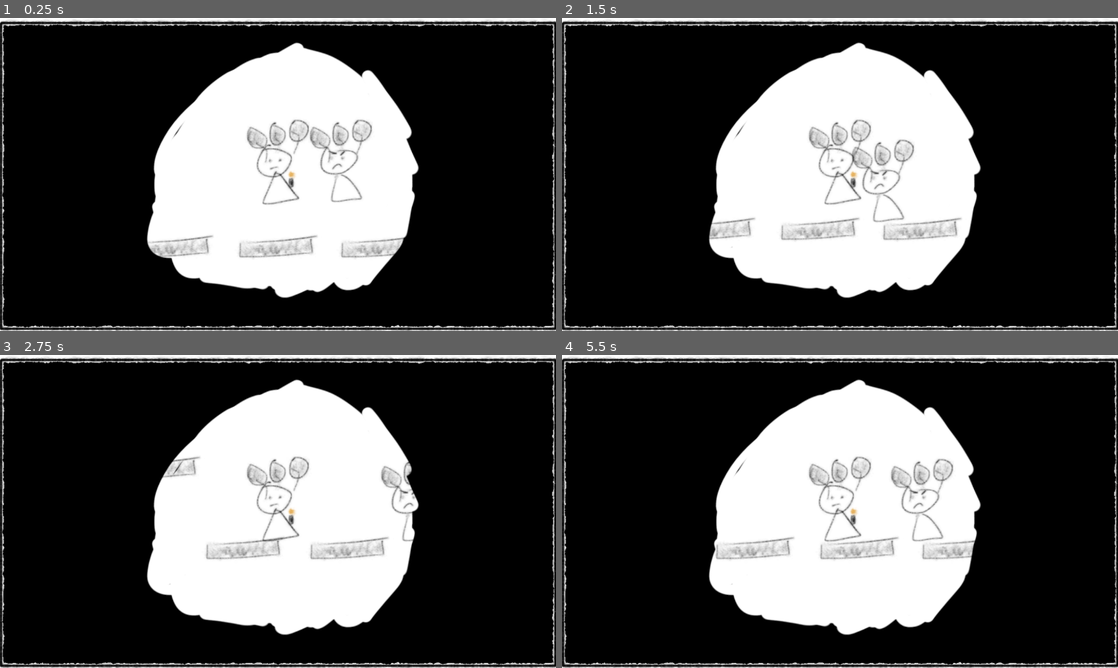
Above: before the commit, frames 1-4 (two rows, left to right).
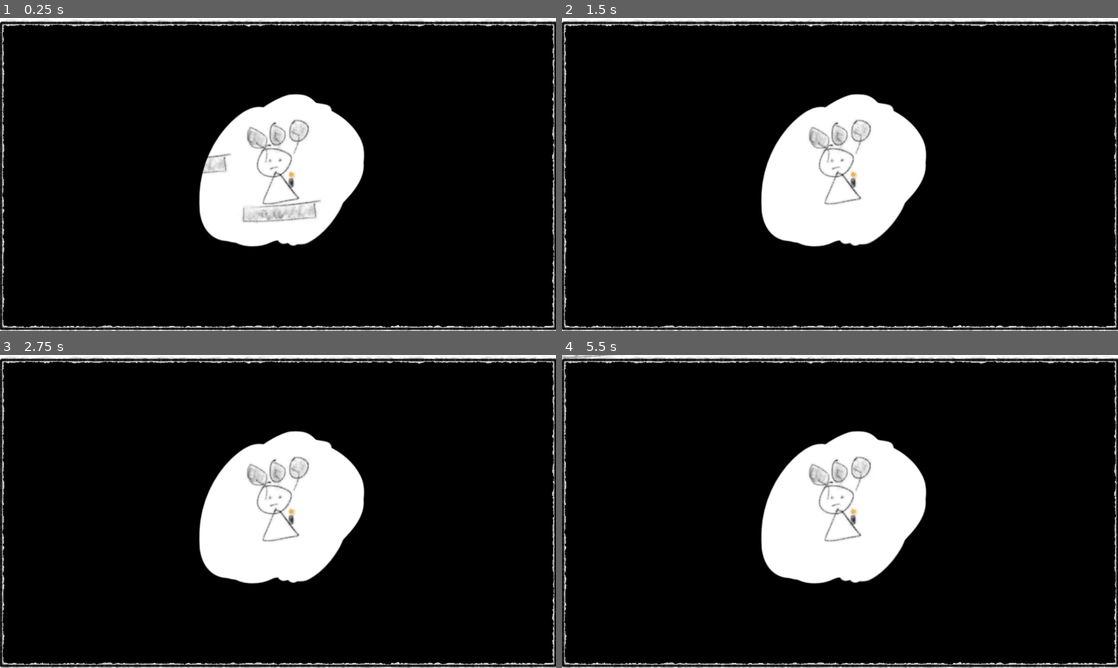
Above: after the commit, the same moments.

Repository: jdcalvelli/prototype-studio-prompt-8
Game: Godot game, scene res://scenes/game_scene.tscn
Two runs of this game, one before a commit and one after it. Both use one fixed random seed, a clock stepped at 60 frames per second and the inputs below.
Inputs:
- Up to frame 1 (0.25 s): no input
- Up to frame 2 (1.5 s): hold D (right) from 0.53 s (still down); tap Space (jump) at 0.77 s
- Up to frame 3 (2.75 s): tap Space (jump) at 1.52 s; release D (right) at 2.03 s; hold A (left) from 2.03 s (still down)
- Up to frame 4 (5.5 s): release A (left) at 2.78 s; hold D (right) 2.78-4.28 s; tap Space (jump) at 3.02, 3.77, 4.52 s; hold A (left) 4.28-5.03 s; hold D (right) from 5.03 s (still down)

The runs differ from the first frame. In frame 1, 21% of the frame differs, in the area x 26-76%, y 7-90%; in frame 2, 21%; in frame 3, 20%; in frame 4, 21%.

Commit message:
adding finish game platform

Diff:
--- a/prefabs/candle.tscn
+++ /dev/null
@@ -1,18 +0,0 @@
-[gd_scene load_steps=4 format=3 uid="uid://tku3xkfaa17b"]
-
-[ext_resource type="Texture2D" uid="uid://cmbn288mpnscs" path="res://assets/images/candle.PNG" id="1_ebdoo"]
-[ext_resource type="Script" path="res://scripts/candle.gd" id="1_t1077"]
-
-[sub_resource type="RectangleShape2D" id="RectangleShape2D_0gppk"]
-size = Vector2(27, 85)
-
-[node name="Candle" type="Area2D"]
-script = ExtResource("1_t1077")
-
-[node name="CollisionShape2D" type="CollisionShape2D" parent="."]
-position = Vector2(-0.5, 1.5)
-shape = SubResource("RectangleShape2D_0gppk")
-
-[node name="Sprite2D" type="Sprite2D" parent="."]
-position = Vector2(2.08165e-12, 2.08165e-12)
-texture = ExtResource("1_ebdoo")
--- /dev/null
+++ b/prefabs/candle_platform.tscn
@@ -0,0 +1,24 @@
+[gd_scene load_steps=5 format=3 uid="uid://dengcjie0nggh"]
+
+[ext_resource type="PackedScene" uid="uid://jeitvb2uk5jy" path="res://prefabs/platform.tscn" id="1_bopui"]
+[ext_resource type="Script" path="res://scripts/candle.gd" id="2_7vnon"]
+[ext_resource type="Texture2D" uid="uid://cmbn288mpnscs" path="res://assets/images/candle.PNG" id="3_akvwd"]
+
+[sub_resource type="RectangleShape2D" id="RectangleShape2D_0gppk"]
+size = Vector2(27, 85)
+
+[node name="candle_platform" type="Node2D"]
+
+[node name="Platform" parent="." instance=ExtResource("1_bopui")]
+position = Vector2(2.08165e-12, 64)
+
+[node name="Candle" type="Area2D" parent="."]
+script = ExtResource("2_7vnon")
+
+[node name="CollisionShape2D" type="CollisionShape2D" parent="Candle"]
+position = Vector2(-0.5, 1.5)
+shape = SubResource("RectangleShape2D_0gppk")
+
+[node name="Sprite2D" type="Sprite2D" parent="Candle"]
+position = Vector2(2.08165e-12, 2.08165e-12)
+texture = ExtResource("3_akvwd")
--- /dev/null
+++ b/prefabs/finish_platform.tscn
@@ -0,0 +1,24 @@
+[gd_scene load_steps=5 format=3 uid="uid://dfqpjb4j21j68"]
+
+[ext_resource type="PackedScene" uid="uid://jeitvb2uk5jy" path="res://prefabs/platform.tscn" id="1_p1bw7"]
+[ext_resource type="Script" path="res://scripts/Flag.gd" id="2_708e3"]
+[ext_resource type="Texture2D" uid="uid://ccsidoqjxutih" path="res://assets/images/checkpoint.PNG" id="2_ugkhu"]
+
+[sub_resource type="RectangleShape2D" id="RectangleShape2D_uygv7"]
+size = Vector2(102, 84)
+
+[node name="finish_platform" type="Node2D"]
+
+[node name="Platform" parent="." instance=ExtResource("1_p1bw7")]
+position = Vector2(2.08165e-12, 64)
+
+[node name="Flag" type="Area2D" parent="."]
+position = Vector2(54, 0)
+script = ExtResource("2_708e3")
+
+[node name="CollisionShape2D" type="CollisionShape2D" parent="Flag"]
+position = Vector2(-16, -1)
+shape = SubResource("RectangleShape2D_uygv7")
+
+[node name="Sprite2D" type="Sprite2D" parent="Flag"]
+texture = ExtResource("2_ugkhu")
--- a/prefabs/platform.tscn
+++ b/prefabs/platform.tscn
@@ -6,7 +6,7 @@
 size = Vector2(170, 35)
 
 [node name="Platform" type="StaticBody2D"]
-position = Vector2(2.08165e-12, 200)
+position = Vector2(2.08165e-12, 2.08165e-12)
 
 [node name="CollisionShape2D" type="CollisionShape2D" parent="."]
 position = Vector2(-4, 1.5)
--- a/scenes/game_scene.tscn
+++ b/scenes/game_scene.tscn
@@ -2,8 +2,8 @@
 
 [ext_resource type="Texture2D" uid="uid://b06qwkolvwf3r" path="res://assets/images/Background.PNG" id="1_j6u4x"]
 [ext_resource type="PackedScene" uid="uid://dxvv53y02m1h6" path="res://prefabs/player.tscn" id="2_dqse8"]
-[ext_resource type="PackedScene" uid="uid://b0wqik3tv0yb7" path="res://prefabs/enemy.tscn" id="3_f1hlp"]
-[ext_resource type="PackedScene" uid="uid://tku3xkfaa17b" path="res://prefabs/candle.tscn" id="7_poha1"]
+[ext_resource type="PackedScene" uid="uid://dengcjie0nggh" path="res://prefabs/candle_platform.tscn" id="4_mtj7p"]
+[ext_resource type="PackedScene" uid="uid://dfqpjb4j21j68" path="res://prefabs/finish_platform.tscn" id="5_pihut"]
 [ext_resource type="PackedScene" uid="uid://jeitvb2uk5jy" path="res://prefabs/platform.tscn" id="7_yc76j"]
 
 [node name="GameScene" type="Node2D"]
@@ -14,18 +14,11 @@
 
 [node name="Player" parent="." instance=ExtResource("2_dqse8")]
 
-[node name="Enemy" parent="." instance=ExtResource("3_f1hlp")]
+[node name="Platform" parent="." instance=ExtResource("7_yc76j")]
+position = Vector2(8, 102)
 
-[node name="Candle" parent="." instance=ExtResource("7_poha1")]
-position = Vector2(-432, -43)
+[node name="candle_platform" parent="." instance=ExtResource("4_mtj7p")]
+position = Vector2(-199, -69)
 
-[node name="Platform" parent="." instance=ExtResource("7_yc76j")]
-
-[node name="Platform2" parent="." instance=ExtResource("7_yc76j")]
-position = Vector2(235, 200)
-
-[node name="Platform3" parent="." instance=ExtResource("7_yc76j")]
-position = Vector2(-240, 200)
-
-[node name="Platform4" parent="." instance=ExtResource("7_yc76j")]
-position = Vector2(-434, 15)
+[node name="finish_platform" parent="." instance=ExtResource("5_pihut")]
+position = Vector2(2420, 0)
--- /dev/null
+++ b/scripts/Flag.gd
@@ -0,0 +1,9 @@
+extends Area2D
+
+func _ready():
+	self.body_entered.connect(_on_body_entered)
+
+func _on_body_entered(body:Node2D):
+	if body.name == "Player":
+		# just go to end game
+		GameManager.SwitchScene("end")
--- a/scripts/Player.gd
+++ b/scripts/Player.gd
@@ -7,7 +7,7 @@
 # Get the gravity from the project settings to be synced with RigidBody nodes.
 var gravity = ProjectSettings.get_setting("physics/2d/default_gravity")
 
-var obstructionState : int = 2
+var obstructionState : int = 1
 
 func _ready():
 	$Timer.timeout.connect(
